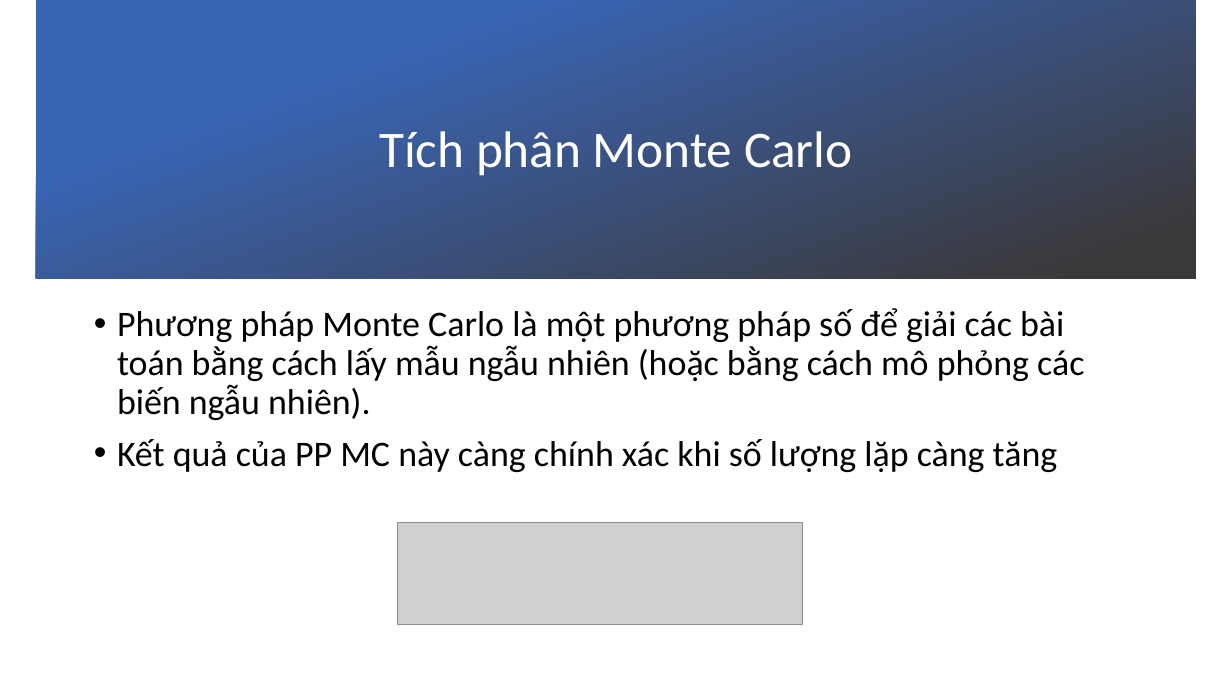
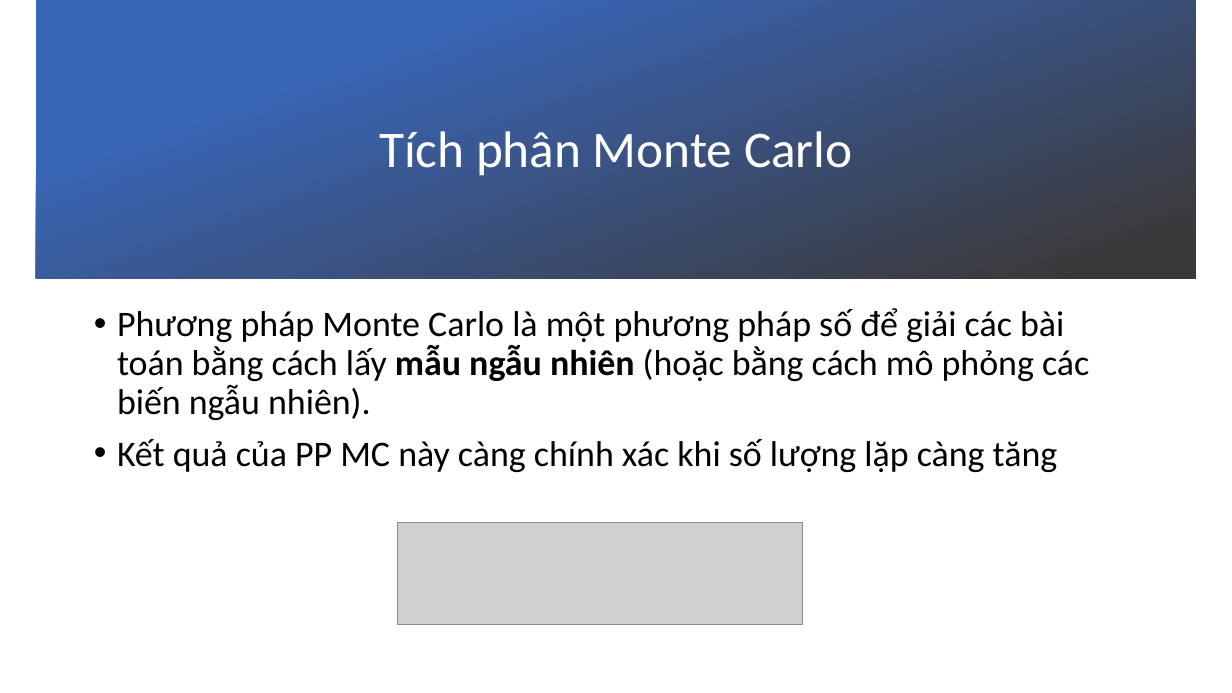
Before and after one commit to havy127/monte-carlo, a slide deck: slide 1 of Lythuyet/MonteCarlo.pptx. Drawn at 1232x693 pixels with LibreOffice and Linux fonts; fonts in the diff are those of the drawing; grey boxes stand for pictures; background and template pictures are left out. Boxes give left, top, right and bottom in pixels: in the first picture for what was removed or moved away, otherwise in the second. Text is boxed around its words. In the diff, an @@ line names an element or a change of style, - is before the commit and + after.

```diff
--- a/Lythuyet/MonteCarlo.pptx
+++ b/Lythuyet/MonteCarlo.pptx
@@ text at bbox=[117, 308, 1089, 420]: bold on in "mẫu ngẫu nhiên" @@
```
Also in this commit, not shown: 2 other slides changed, 1 slide added, 7 other files.
